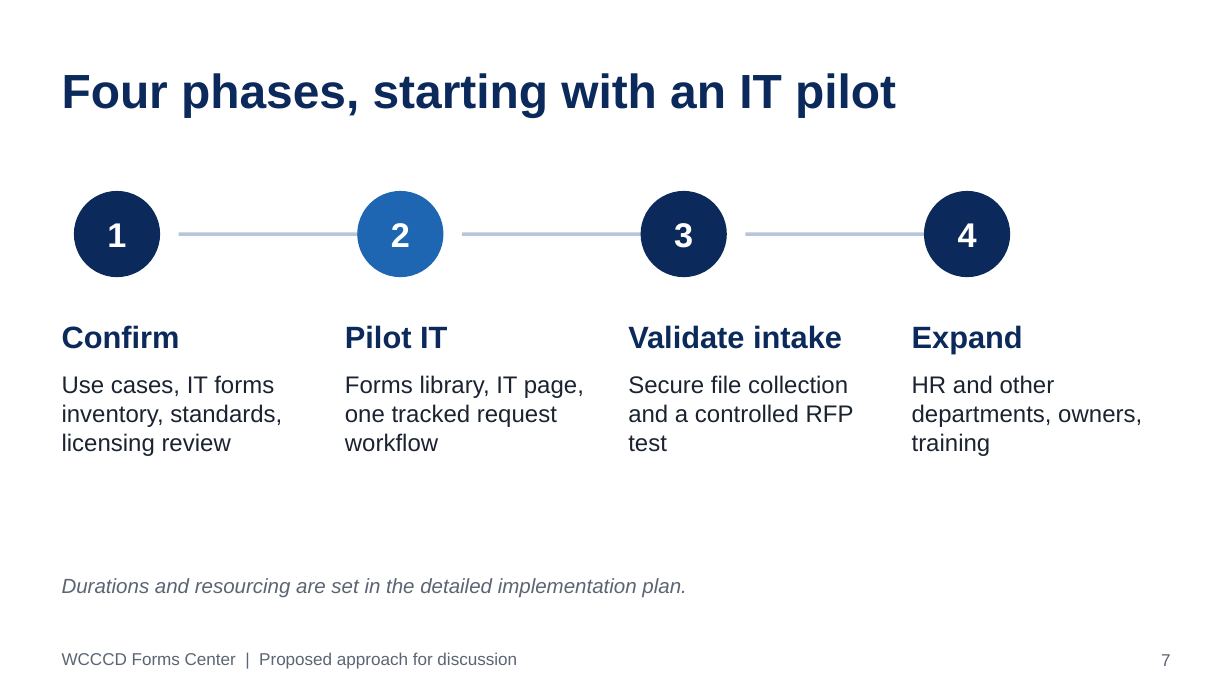
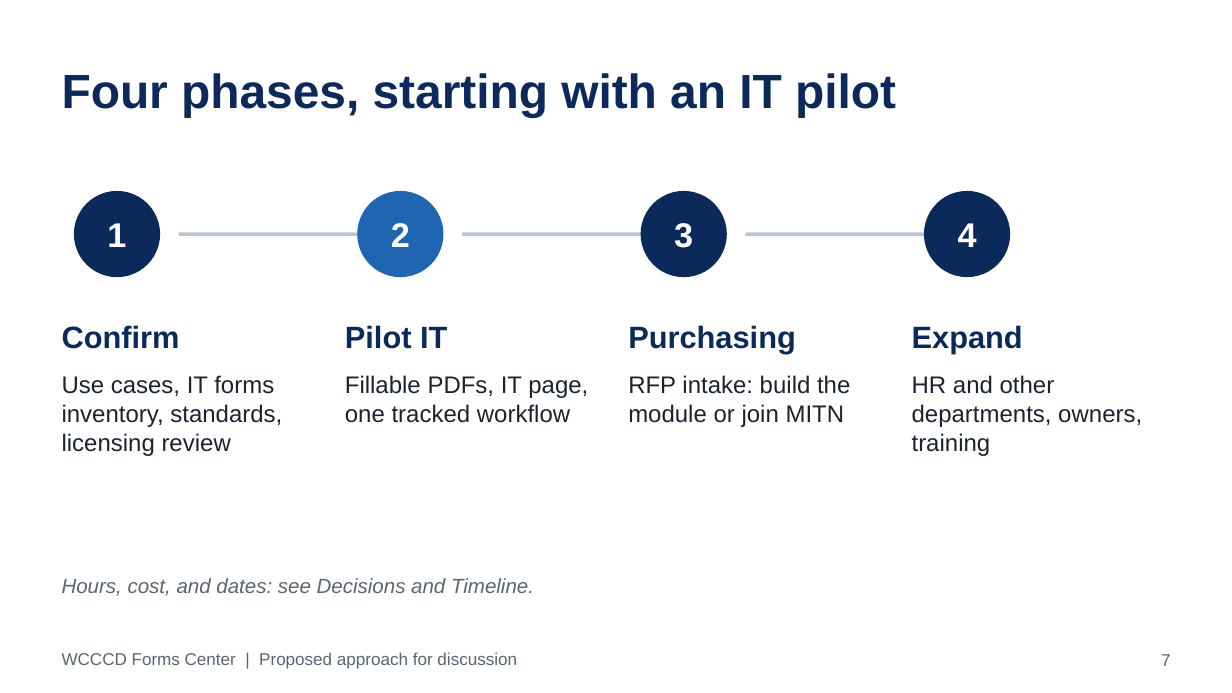
Before and after one commit to Ecrutch1/WCCCD-FORMS-CENTER, a slide deck: slide 7 of WCCCD_Forms_Center_Deck.pptx. Drawn at 1232x693 pixels with LibreOffice and Linux fonts; fonts in the diff are those of the drawing. Boxes give left, top, right and bottom in pixels: in the first picture for what was removed or moved away, otherwise in the second. Text is boxed around its words. In the diff, an @@ line names an element or a change of style, - is before the commit and + after.

```diff
--- a/WCCCD_Forms_Center_Deck.pptx
+++ b/WCCCD_Forms_Center_Deck.pptx
@@ text at (628,325,796,353): text changed @@
-Validate intake
+Purchasing
@@ text at (345,375,588,423): text changed @@
-Forms library, IT page, one tracked request workflow
+Fillable PDFs, IT page, one tracked workflow
@@ text at (628,375,850,427): text changed @@
-Secure file collection and a controlled RFP test
+RFP intake: build the module or join MITN
@@ text at (62,578,534,596): text changed @@
-Durations and resourcing are set in the detailed implementation plan.
+Hours, cost, and dates: see Decisions and Timeline.
```
Also in this commit, not shown: 1 other slide changed, 6 other files.
